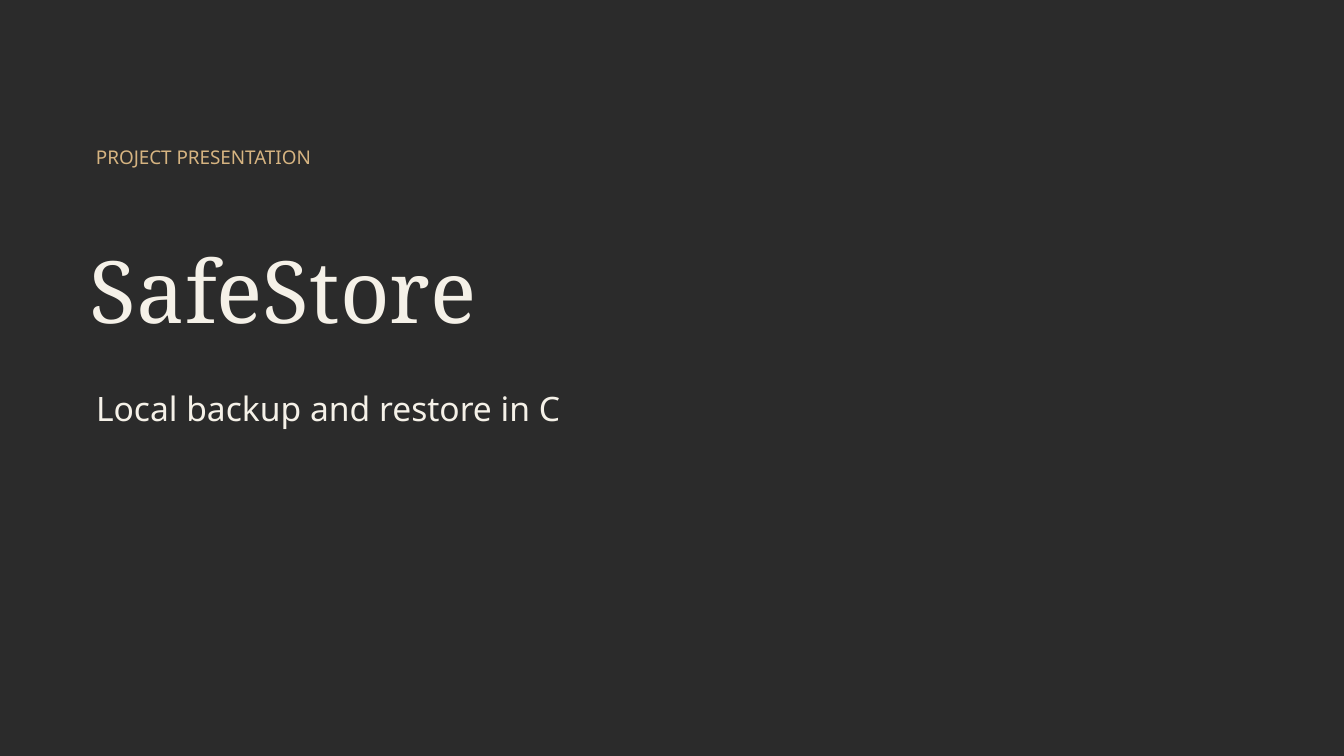
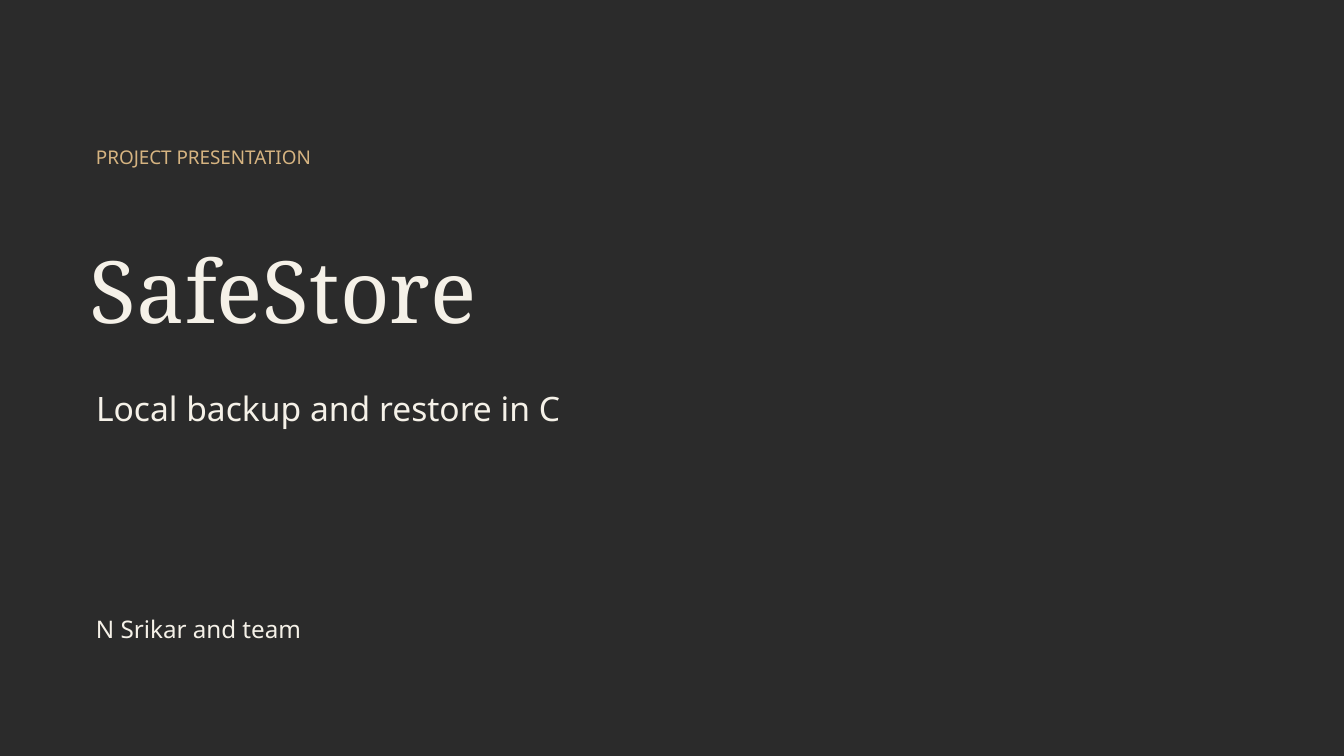
Before and after one commit to srikar0006/safestore, a slide deck: slide 1 of Presentations/SafeStore_Final.pptx. Drawn at 1344x756 pixels with LibreOffice and Linux fonts; fonts in the diff are those of the drawing; background and template pictures are left out; a plain dark background stands for a picture behind light text. Boxes give left, top, right and bottom in pixels: in the first picture for what was removed or moved away, otherwise in the second. Text is boxed around its words. In the diff, an @@ line names an element or a change of style, - is before the commit and + after.

```diff
--- a/Presentations/SafeStore_Final.pptx
+++ b/Presentations/SafeStore_Final.pptx
@@ text added at <box>96,619,301,639</box>, 17.2 pt, text #F5F1E8 @@
+N Srikar and team
```
Also in this commit, not shown: 5 other slides changed, 3 slides added, 13 slides removed.
